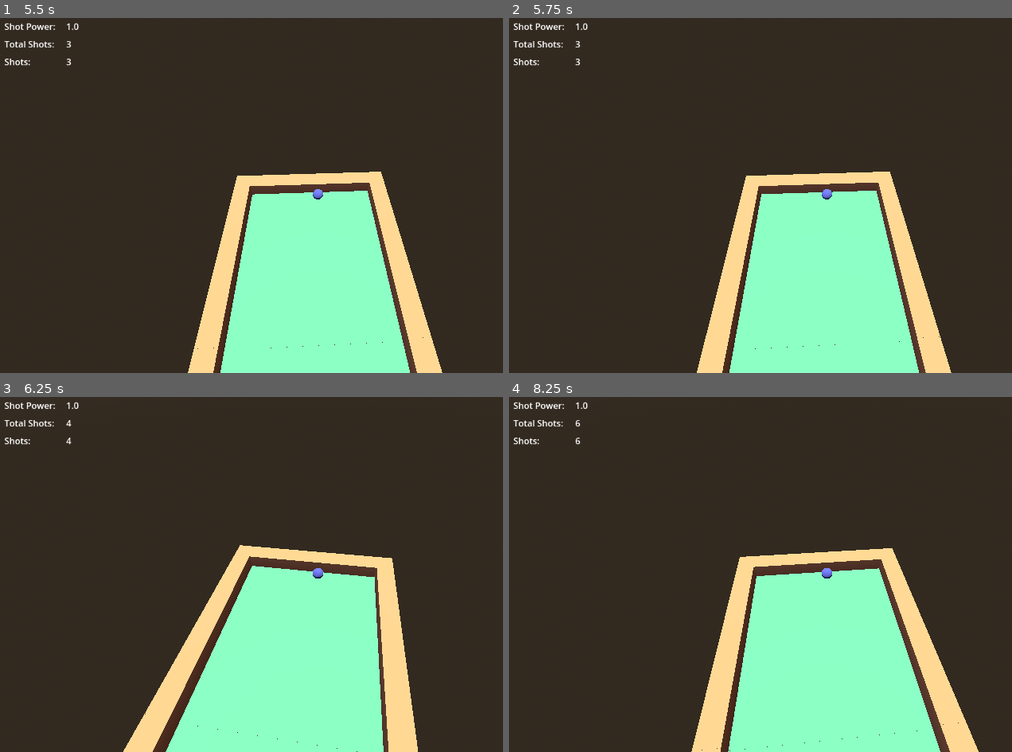
Above: before the commit, frames 1-4 (two rows, left to right).
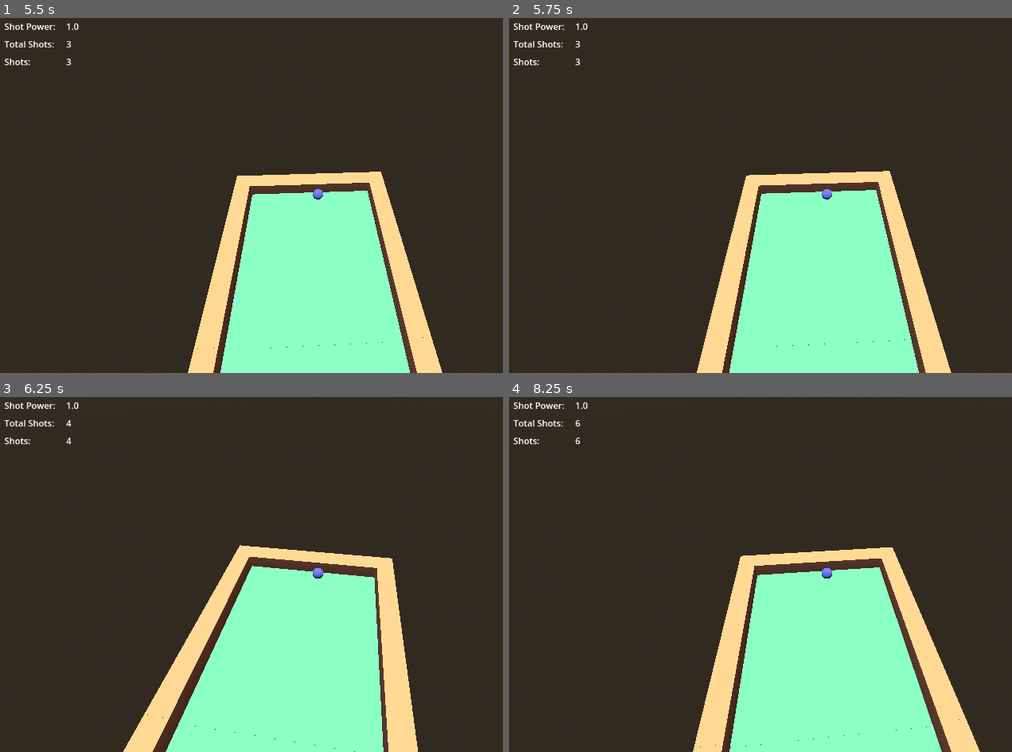
Above: after the commit, the same moments.

Repository: ostlendis/godot-minigolf
Game: Godot game, scene res://levels/track_1.tscn
The game is run twice, just before and just after one commit, with the same random seed, the same clock (stepped at 60 frames per second) and the same inputs.
Inputs (mouse positions are in pixels of both pictures, inside the frame that each line leads up to):
- Up to frame 1 (5.5 s): tap Enter (ui_accept) at 0.5, 0.77, 1.52, 3.02, 3.77, 4.52 s; move the mouse to (352, 191) at 0.52 s; click (352, 191) at 0.67 s; move the mouse to (286, 195) at 1.27 s; click (286, 195) at 1.42 s; move the mouse to (331, 188) at 2.02 s; click (331, 188) at 2.17 s; move the mouse to (311, 199) at 2.77 s; click (311, 199) at 2.92 s; move the mouse to (367, 199) at 3.52 s; click (367, 199) at 3.67 s; move the mouse to (271, 188) at 4.27 s; click (271, 188) at 4.42 s; move the mouse to (326, 195) at 5.02 s; click (326, 195) at 5.17 s
- Up to frame 2 (5.75 s): no input
- Up to frame 3 (6.25 s): move the mouse to (291, 567) at 5.77 s; click (291, 567) at 5.92 s; tap Enter (ui_accept) at 6.02 s
- Up to frame 4 (8.25 s): move the mouse to (861, 570) at 6.52 s; click (861, 570) at 6.67 s; tap Enter (ui_accept) at 6.77, 7.52 s; move the mouse to (795, 574) at 7.27 s; click (795, 574) at 7.42 s; move the mouse to (840, 567) at 8.02 s; click (840, 567) at 8.17 s

Frame 1 is identical in both runs. In frame 2, 0.2% of the frame differs, in the area x 39-88%, y 43-100%; in frame 3, less than 0.1%; in frame 4, 0.9%, in the area x 36-94%, y 42-100%.

Commit message:
scale windmill and adjust is_still

Diff:
--- a/levels/track_1.tscn
+++ b/levels/track_1.tscn
@@ -13,17 +13,17 @@
 
 [sub_resource type="ProceduralSkyMaterial" id="ProceduralSkyMaterial_8kye6"]
 
-[sub_resource type="Sky" id="Sky_u6chn"]
+[sub_resource type="Sky" id="Sky_8kye6"]
 sky_material = SubResource("ProceduralSkyMaterial_8kye6")
 
 [sub_resource type="Environment" id="Environment_pi5kf"]
 background_mode = 2
-sky = SubResource("Sky_u6chn")
+sky = SubResource("Sky_8kye6")
 
 [node name="Node3D" type="Node3D"]
 
 [node name="DirectionalLight3D" type="DirectionalLight3D" parent="."]
-transform = Transform3D(-0.9799247, 0.1993682, 8.71466e-09, 0, -4.371139e-08, 1, 0.1993682, 0.9799247, 4.2833868e-08, 0, 0, 0)
+transform = Transform3D(-0.9799247, 0.1993682, 8.71466e-09, 0, -4.371139e-08, 1, 0.1993682, 0.9799247, 4.2833864e-08, 0, 0.9320595, 0)
 light_color = Color(1, 1, 0.84705883, 1)
 shadow_enabled = true
 
--- a/levels/track_2.tscn
+++ b/levels/track_2.tscn
@@ -15,7 +15,21 @@
 height = 0.005
 radius = 0.06
 
+[sub_resource type="ProceduralSkyMaterial" id="ProceduralSkyMaterial_qw6v4"]
+
+[sub_resource type="Sky" id="Sky_qw6v4"]
+sky_material = SubResource("ProceduralSkyMaterial_qw6v4")
+
+[sub_resource type="Environment" id="Environment_3345c"]
+background_mode = 2
+sky = SubResource("Sky_qw6v4")
+
 [node name="Node3D" type="Node3D"]
+
+[node name="DirectionalLight3D" type="DirectionalLight3D" parent="."]
+transform = Transform3D(-0.7229671, 0.6908825, 3.0199434e-08, 0, -4.371139e-08, 1, 0.6908825, 0.7229671, 3.1601896e-08, 0, 0, 0)
+light_color = Color(1, 1, 0.84705883, 1)
+shadow_enabled = true
 
 [node name="straight2" parent="." instance=ExtResource("3_7vtdx")]
 transform = Transform3D(1, 0, 0, 0, 1, 0, 0, 0, 1, 0, -0.1, 1)
@@ -36,9 +50,6 @@
 
 [node name="straight4" parent="." instance=ExtResource("3_7vtdx")]
 transform = Transform3D(-4.371139e-08, 0, -1, 0, 1, 0, 1, 0, -4.371139e-08, -1, -0.1, 3)
-
-[node name="DirectionalLight3D" type="DirectionalLight3D" parent="."]
-transform = Transform3D(1, 0, 0, 0, -4.371139e-08, 1, 0, -1, -4.371139e-08, -4, 5, 0.9999999)
 
 [node name="straight5" parent="." instance=ExtResource("3_7vtdx")]
 transform = Transform3D(-4.371139e-08, 0, -1, 0, 1, 0, 1, 0, -4.371139e-08, -3, -0.1, 3)
@@ -68,3 +79,6 @@
 
 [node name="windmill" parent="." instance=ExtResource("6_2a13d")]
 transform = Transform3D(6.7055225e-08, 0, -1, 0, 1, 0, 1, 0, 6.7055225e-08, -2, -0.1, 3)
+
+[node name="WorldEnvironment" type="WorldEnvironment" parent="."]
+environment = SubResource("Environment_3345c")
--- a/levels/track_3.tscn
+++ b/levels/track_3.tscn
@@ -18,6 +18,15 @@
 [sub_resource type="CylinderShape3D" id="CylinderShape3D_8hy13"]
 height = 0.005
 radius = 0.06
+
+[sub_resource type="ProceduralSkyMaterial" id="ProceduralSkyMaterial_8hy13"]
+
+[sub_resource type="Sky" id="Sky_qw6v4"]
+sky_material = SubResource("ProceduralSkyMaterial_8hy13")
+
+[sub_resource type="Environment" id="Environment_ghao0"]
+background_mode = 2
+sky = SubResource("Sky_qw6v4")
 
 [node name="Node3D" type="Node3D"]
 
@@ -55,6 +64,7 @@
 
 [node name="DirectionalLight3D" type="DirectionalLight3D" parent="."]
 transform = Transform3D(-4.3711385e-08, 1, 4.371139e-08, 0, -4.371139e-08, 1, 1, 4.371139e-08, 0, -1, 5.7182837, 4.4053416)
+light_color = Color(1, 1, 0.84705883, 1)
 
 [node name="straight7" parent="." instance=ExtResource("7_iu3pd")]
 transform = Transform3D(-4.371139e-08, 0, -1, 0, 1, 0, 1, 0, -4.371139e-08, -1, 0, 14)
@@ -97,3 +107,6 @@
 
 [node name="ramp-square2" parent="." instance=ExtResource("14_8hy13")]
 transform = Transform3D(1, 0, 0, 0, 1, 0, 0, 0, 1, 0, -0.1, 10.5)
+
+[node name="WorldEnvironment" type="WorldEnvironment" parent="."]
+environment = SubResource("Environment_ghao0")
--- a/scenes/HUD.tscn
+++ b/scenes/HUD.tscn
@@ -18,61 +18,54 @@
 [node name="PowerLabel" type="Label" parent="Control"]
 layout_mode = 1
 anchors_preset = -1
-anchor_left = 0.5
-anchor_right = 1.4770001
-anchor_bottom = 0.57500005
-offset_left = 94.0
-offset_top = 8.0
-offset_right = 78.92
-offset_bottom = 8.0
+anchor_left = 2.8500001
+anchor_top = 0.2
+anchor_right = 3.45
+anchor_bottom = 0.77500004
 text = "0"
 
 [node name="TrackShotCountLabel" type="Label" parent="Control"]
 layout_mode = 1
 anchors_preset = -1
-anchor_left = 1.0
-anchor_top = 0.025
-anchor_right = 1.4000001
-anchor_bottom = 0.57500005
-offset_left = 74.0
-offset_top = 71.0
-offset_right = 82.0
-offset_bottom = 72.0
+anchor_left = 2.8500001
+anchor_top = 1.8000001
+anchor_right = 3.45
+anchor_bottom = 2.375
 grow_horizontal = 2
 text = "0"
 
 [node name="TotalShotCountLabel" type="Label" parent="Control"]
 layout_mode = 1
 anchors_preset = -1
-anchor_left = 1.8750001
-anchor_right = 2.8750002
-anchor_bottom = 0.5
-offset_left = 38.999992
-offset_top = 40.0
-offset_right = 22.999992
-offset_bottom = 43.0
+anchor_left = 2.8500001
+anchor_top = 1.0
+anchor_right = 3.45
+anchor_bottom = 1.575
 text = "0"
 
 [node name="shotpower" type="Label" parent="Control"]
-layout_mode = 0
-offset_left = 2.0
-offset_top = 8.0
-offset_right = 95.0
-offset_bottom = 31.0
+layout_mode = 1
+anchors_preset = -1
+anchor_left = 0.05
+anchor_top = 0.2
+anchor_right = 2.375
+anchor_bottom = 0.77500004
 text = "Shot Power:"
 
 [node name="shots" type="Label" parent="Control"]
-layout_mode = 0
+layout_mode = 1
+anchors_preset = -1
+anchor_top = 1.8000001
+anchor_right = 1.25
+anchor_bottom = 2.375
 offset_left = 2.0
-offset_top = 72.0
-offset_right = 50.0
-offset_bottom = 95.0
 text = "Shots:"
 
 [node name="Label" type="Label" parent="Control"]
-layout_mode = 0
-offset_left = 2.0
-offset_top = 40.0
-offset_right = 93.0
-offset_bottom = 63.0
+layout_mode = 1
+anchors_preset = -1
+anchor_left = 0.05
+anchor_top = 1.0
+anchor_right = 2.325
+anchor_bottom = 1.575
 text = "Total Shots:"
--- a/scenes/windmill.tscn
+++ b/scenes/windmill.tscn
@@ -6,4 +6,5 @@
 [node name="windmill" instance=ExtResource("1_nxy7k")]
 
 [node name="blades" parent="windmill" index="0"]
+transform = Transform3D(1.0080035, 0, 0, 0, 1.0084456, 0, 0, 0, 1, 8.785951e-10, 0.9566486, -0.44579)
 script = ExtResource("2_x5wes")
--- a/scripts/ball_rigid_body_3d.gd
+++ b/scripts/ball_rigid_body_3d.gd
@@ -68,4 +68,4 @@
 	apply_impulse(direction * shot_power/400)
 
 func is_still():
-	return (linear_velocity.length() < 0.05 and angular_velocity.length() < 0.8) or linear_velocity.length() < 0.01
+	return (linear_velocity.length() < 0.03 and angular_velocity.length() < 0.8) or linear_velocity.length() < 0.005
Not shown: 1 places in levels/track_2.tscn that only renumber resources
Not shown: 1 places in levels/track_3.tscn that only renumber resources
